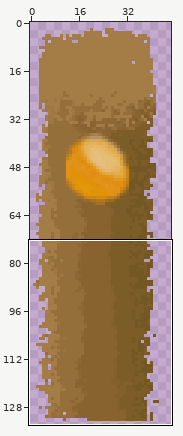
Two states of a sprite sheet, A_Colored_Farm/Assets/Sprites/alizee/new/bouton coffre.png. The picture above shows the old version from afar; the outline marks the close-up.
Close-up. The starting point:
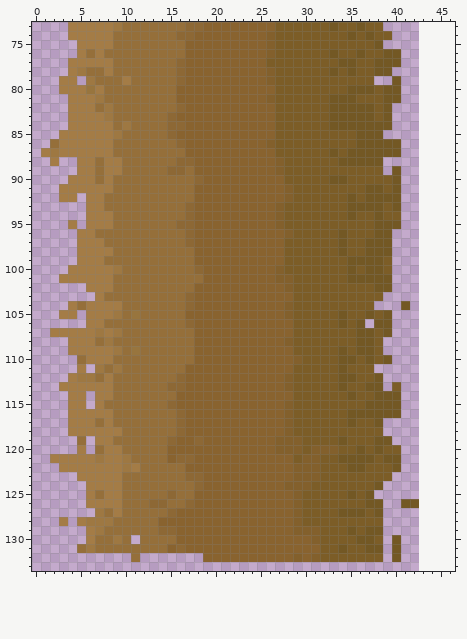
The file is 43x134 pixels. Colours within 5 levels of each other are drawn and written as one. Shown: x 0..46, y 73..133. The old version is drawn lined up with the new one, on the new canvas. The wide view leaves out empty margins. The commit also changed other parts of the picture, which this record leaves out.
Now the later version:
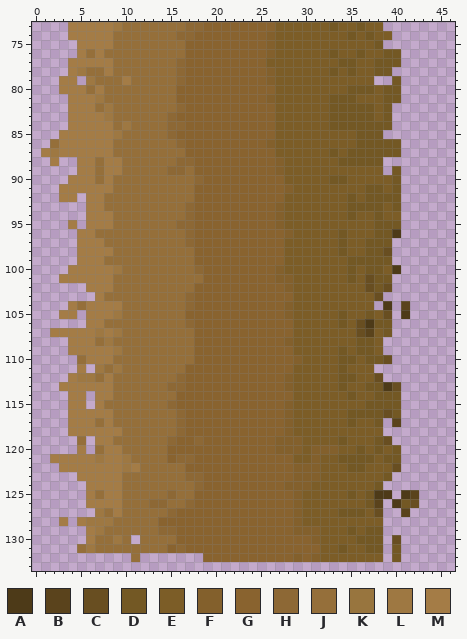
Palette (. is transparent): A #4d3a18  B #5a431c  C #684e21  D #735824  E #7c5d27  F #83602c  G #89632f  H #8d6835  J #956f3a  K #98753e  L #9e7842  M #a47c46
From old to new:
canvas 43x134 -> 50x134
@@ x 4..8 @@
  79 M.LJJ
- 80 MMKMJ
+ 80 MMJMJ
  81 MMMLJ
@@ x 26..30 @@
  91 GGFEE
- 92 GGFEE
+ 92 GGEEE
  93 GFEEE
@@ x 0..46 @@
  95 ....M.MMMJJJJJJJHHGGGGGGGGGFEEEEEEEEEEDDD......
- 96 .....MMJJJJJJJJJJHGGGGGGGGGGFEEEEEDEEEDD.......
+ 96 .....MMJJJJJJJJJJHGGGGGGGGGGFEEEEEDEEEDDA......
  97 .....MMMJJJJJJJJJHGGGGGGGGGGEEEEEEDEEDDD.......
- 98 .....MMMMJJJJJJJJJGGGGGGGGGGEEEEEEDEEDDD.......
- 99 .....MMMJJJJJJJJJJGGGGGGGGGGEEEEEEEDDDDE.......
-100 ....MMMMMLJJJJJJJJHGGGGGGGGFEEEEEEEDEDDE.......
-101 ...MMMMMMJJJJJJJJJJGGGGGGGGFFEEEEEEDDDDD.......
-102 ......MMMJJJJJJJJJGGGGGGGGGGFEEEEEEEEEDD.......
-103 .......MJJJJJJJJJHGGGGGGGGGGGEEEEEEEEEE........
-104 ....MJMMMMJJJJJJJHGGGGGGGGGGFEEEEEEEEE...D.....
-105 ...MM.MMMLJKJJJJJGGGGGGGGGGGFEEEEEDEEDED.......
-106 ......MMJJJJJJJJJHGGGGGGGGGGGEEEEEDED.DD.......
-107 ..MMMMMLMLJJJJJJJJGGGGGGGGGGGEEEEEEEDDED.......
+ 98 .....MMMMJJJJJJJJJGGGGGGGGGGEEEEEEDEEDDC.......
+ 99 .....MMMJJJJJJJJJJGGGGGGGGGGEEEEEEEDDDDD.......
+100 ....MMMMMLJJJJJJJJHGGGGGGGGFEEEEEEEDEDDEA......
+101 ...MMMMMMJJJJJJJJJJGGGGGGGGFFEEEEEEDECDD.......
+102 ......MMMJJJJJJJJJGGGGGGGGGGFEEEEEEEECDC.......
+103 .......MJJJJJJJJJHGGGGGGGGGGGEEEEEEEEEC........
+104 ....MJMMMMJJJJJJJHGGGGGGGGGGFEEEEEEEEE.A.B.....
+105 ...MM.MMMLJJJJJJJGGGGGGGGGGGFEEEEEDEEDEC.A.....
+106 ......MMJJJJJJJJJHGGGGGGGGGGGEEEEEDECADD.......
+107 ..MMMMMLMLJJJJJJJJGGGGGGGGGGGEEEEEEECBED.......
 108 ....MMMJLJJJJJJJJJGGGGGGGGGGFEEEEEEEDDE........
-109 ....MMMMMLJKJJJJJJGGGGGGGGGGGEEEEEDEDDE........
-110 .....JMMMJJJJJJJJJGGGGGGGGGGGFEEEEDDEDED.......
+109 ....MMMMMLJJJJJJJJGGGGGGGGGGGEEEEEDEDDE........
+110 .....JMMMJJJJJJJJJGGGGGGGGGGGFEEEEDDEDDC.......
 111 .....M.LJLJJJJJJJGGGGGGGGGGGGEEEEEDEEE.........
-112 ....MLLJMJJJJJJJHGGGGGGGGGGGFEEEEEDDEED........
-113 ...MMMMMMJJJJJJHHGGGGGGGGGGGFEEEEEDEEDD.E......
+112 ....MLLJMJJJJJJJHGGGGGGGGGGGFEEEEEDDEEC........
+113 ...MMMMMMJJJJJJHHGGGGGGGGGGGFEEEEEDEEDDAC......
 114 ....MM.MMJJJJJJJGGGGGGGGGGGGGEEEEEEDEEDDD......
 115 ....MM.MJJJJJJJHGGGGGGGGGGGGFEEEEEEEEDDDD......
-116 ....MMMMMJJJJJJJHGGGGGGGGGGGFEEEEEEDDDDDD......
-117 ....MMMJMJJJJJJJHGGGGGGGGGGGFEEEEEEDEED........
+116 ....MMMMMJJJJJJJHGGGGGGGGGGGFEEEEEEDDDDCD......
+117 ....MMMJMJJJJJJJHGGGGGGGGGGGFEEEEEEDEED.B......
 118 ....MMMMMMJJJJJJHGGGGGGGGGGGFEEEEEEEEEE........
-119 .....J.MMJJJJJJHGGHGGGGGGGGFFFEEEEDEEEDD.......
-120 .....M.JMMJJJJJGGGGGGGGGGGGFFFEFFFEEDEDEE......
-121 ..MMMMMLMMLJJJJGHHGGGGGGGGGGGEFFEEDDDDEDD......
-122 ...MMMMMMMLMJJJJJGGGGGGGGGGGGFFFEEEDDEEED......
-123 .....MMMMMJJJJJJJHHGGGGGGGGGGFFFEEEEEEEE.......
+119 .....J.MMJJJJJJHGGHGGGGGGGGFFFEEEEDEEEDC.......
+120 .....M.JMMJJJJJGGGGGGGGGGGGFFFEFFFEEDEDED......
+121 ..MMMMMLMMLJJJJGHHGGGGGGGGGGGEEFEEDDDDEDD......
+122 ...MMMMMMMLMJJJJJGGGGGGGGGGGGFFFEEEDDEEEC......
+123 .....MMMMMJJJJJJJHHGGGGGGGGGGFFFEEEEEEED.......
 124 ......MMMMJJJJJJJJHGGGGGGGGGFFFEEEEEEED........
-125 ......MJMMJJJJJHJJGGGGGGGGGGGFEEEEEDED.........
-126 ......MMMMJJJHHJJHGGGGGGGGGGGFEEEEEEEDD..DD....
-127 .......LJMJJJJJHGGGGGGGGGGGGGFEEEEDDDED........
+125 ......MJMMJJJJJHJJGGGGGGGGGGGFEEEEEDEDAA.AB....
+126 ......MMMMJJJHHJJHGGGGGGGGGGGFEEEEEEEDB.ADC....
+127 .......LJMJJJJJHGGGGGGGGGGGGGFEEEEDDDEC..B.....
 128 ...M.MLLLJJJJJGGGGGGGGGGGGGGGFEEEEEEEEE........
 129 ......MLJJJJJJHHGGGGGGGGGGGGGFFFEEEDEDD........
-130 ......MJJLJ.JJJJGGGGGGGGGGGGGGGFEEEEDDE.D......
+130 ......MJJLJ.JJJJGGGGGGGGGGGGGGGFEEEEDDD.C......
 131 .....JLJJJJJJJJGHGGGGGGGGGGGGGGGEEDEEDD.D......
Changed places in both close-ups, as pixel boxes (x1, y1, x2, y2):
changed: (86, 85, 95, 94)
changed: (284, 193, 293, 202)
changed: (356, 229, 419, 544)
changed: (131, 310, 140, 319)
changed: (131, 346, 140, 355)
changed: (302, 454, 311, 463)
